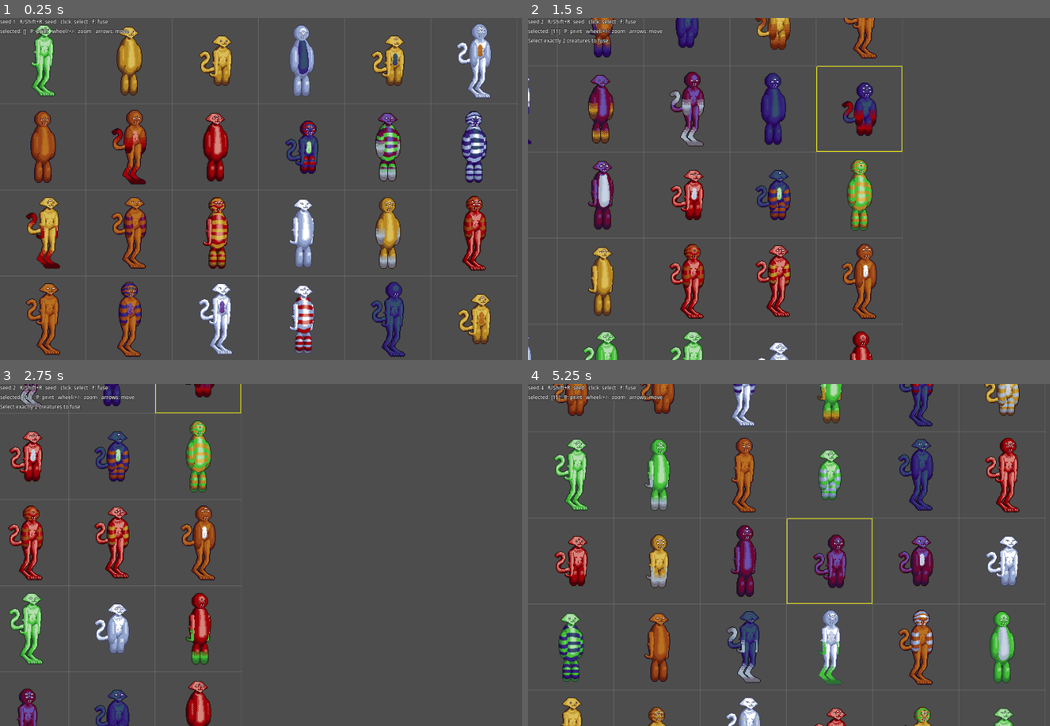
Above: before the commit, frames 1-4 (two rows, left to right).
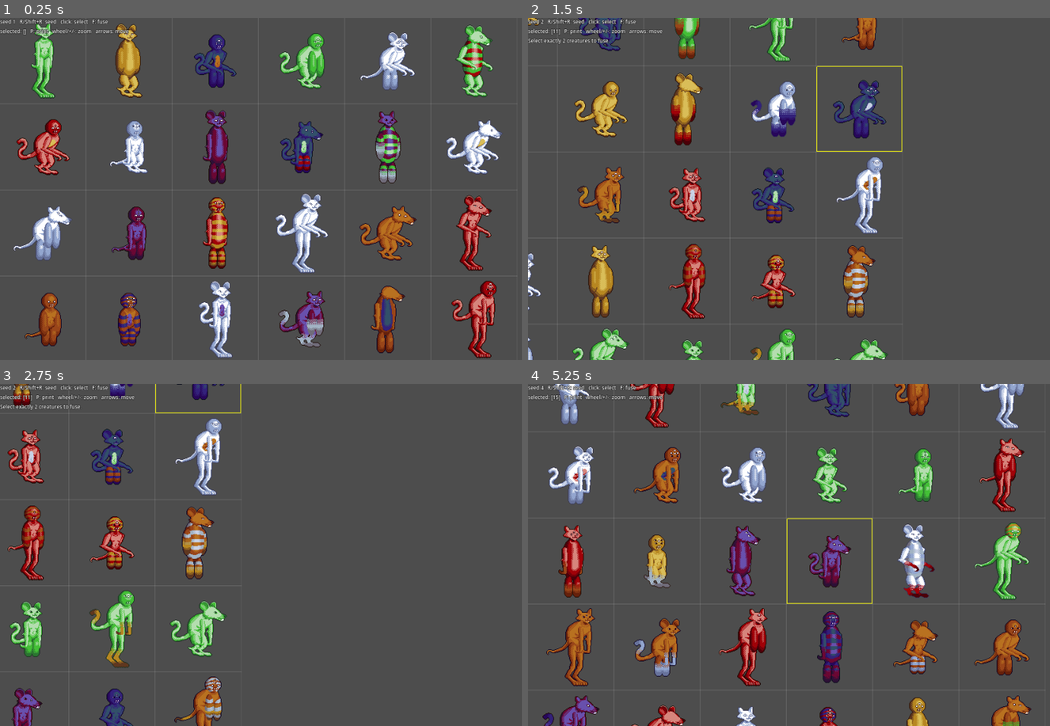
Above: after the commit, the same moments.

Repository: KT0mi/creature_feature_test
Game: Godot game, scene res://debug/creature_lab.tscn
Same seed, same stepped clock (60 frames per second), same inputs: the game is played once before the commit and once after it.
Inputs (mouse positions are in pixels of both pictures, inside the frame that each line leads up to):
- Up to frame 1 (0.25 s): no input
- Up to frame 2 (1.5 s): tap Enter at 0.5 s; move the mouse to (966, 171) at 0.52 s; hold Right 0.53-1.28 s; tap R at 0.6 s; click (966, 171) at 0.67 s; move the mouse to (710, 206) at 1.27 s; hold Down from 1.28 s (still down); tap F at 1.35 s
- Up to frame 3 (2.75 s): move the mouse to (365, 479) at 2.02 s; release Down at 2.03 s; hold Right from 2.03 s (still down); tap P at 2.1 s
- Up to frame 4 (5.25 s): move the mouse to (799, 623) at 2.77 s; release Right at 2.78 s; hold Up 2.78-3.53 s; tap one key every 0.75 s from 2.85 s: R F P R; click (799, 623) at 2.92 s; move the mouse to (1013, 606) at 3.52 s; hold Left 3.53-5.03 s; move the mouse to (648, 503) at 4.27 s; move the mouse to (862, 555) at 5.02 s; hold Down from 5.03 s (still down); click (862, 555) at 5.17 s

The runs differ from the first frame. In frame 1, 19% of the frame differs, in the area x 2-97%, y 1-100%; in frame 2, 14%; in frame 3, 10%; in frame 4, 21%, in the area x 2-97%, y 0-100%.

Commit message:
Finished ratfolk creature plan and respective parts; Added new counterpart feature to creature parts and it's use for sockets

Diff:
--- a/core/creature_generator.gd
+++ b/core/creature_generator.gd
@@ -12,7 +12,6 @@
 const MAX_DEPTH := 8
 ## Soft cap for the finished creature (without outline). Generation and
 ## fusion retry when a result is bigger. Raise it for bosses etc.
-## (Your template biped is ~32x103 px, so 96x96 from the notes was too small.)
 const MAX_SIZE := Vector2i(128, 128)
 ## How many times to retry before giving up and accepting an oversized result.
 const MAX_ATTEMPTS := 20
@@ -246,13 +245,37 @@
 ## Sets copy socket `socket` on `node` to match its source: a copy of the
 ## source subtree if the source is filled (and the copy is legal in this
 ## socket), otherwise empty. Never picks a part of its own.
+## With use_counterpart the copy is made of each part's counterpart instead.
 func _copy_into(node: PartNode, socket: PartSocket) -> void:
 	var source: PartNode = node.children.get(socket.copy_from)
-	if source != null and socket.accepts(source.part):
-		node.children[socket.name] = source.duplicate_tree()
+	var copy: PartNode = null
+	if source != null:
+		copy = _counterpart_tree(source) if socket.use_counterpart else source.duplicate_tree()
+	if copy != null and socket.accepts(copy.part):
+		node.children[socket.name] = copy
 	else:
 		node.children.erase(socket.name)
 
+## Copy of `node`'s subtree where every part that has a counterpart is
+## replaced by it (near ear -> far ear, and e.g. a near earring on it ->
+## far earring). Children keep their socket names; a child is dropped if
+## the counterpart part has no socket with that name or the socket doesn't
+## accept it.
+func _counterpart_tree(node: PartNode) -> PartNode:
+	var def := node.part
+	if def.counterpart != &"":
+		var other: PartDef = registry.get_part(def.counterpart)
+		if other != null:
+			def = other
+	var copy := PartNode.new(def)
+	for socket_name in node.children:
+		var socket := def.get_socket(socket_name)
+		if socket == null:
+			continue
+		var child := _counterpart_tree(node.children[socket_name])
+		if socket.accepts(child.part):
+			copy.children[socket_name] = child
+	return copy
 
 ## Re-syncs every copy socket of `node` with its source (after mutation).
 ## Socket order guarantees a source is final before its copies are made.
--- a/core/part_def.gd
+++ b/core/part_def.gd
@@ -25,6 +25,13 @@
 
 ##Where children parts may be attached to this part.
 @export var sockets: Array[PartSocket] = []
+
+## Id of the OTHER version of this same part, for parts drawn differently
+## on the near and far side (e.g. ear_catfolk_near <-> ear_catfolk_far).
+## A socket with copy_from + use_counterpart places this part instead of an
+## identical copy, so the pair always matches but each side has its own art.
+## Leave empty for parts that are the same on both sides (or just flipped).
+@export var counterpart: StringName = &""
 
 ## Relative probability of being picked during random generation.
 @export var weight: float = 1.0
--- a/core/part_registry.gd
+++ b/core/part_registry.gd
@@ -72,6 +72,10 @@
 	for t in parts_by_type:
 		parts_by_type[t].sort_custom(func(a, b): return String(a.id) < String(b.id))
 
+	# Counterparts can only be checked once every part is loaded.
+	for def in parts.values():
+		_validate_counterpart(def)
+
 	print("PartRegistry: %d parts, %d palettes, patterns: %s."
 		% [parts.size(), palettes.size(), pattern_names])
 
@@ -140,6 +144,10 @@
 			if not socket.requires.is_empty() or not socket.excludes.is_empty():
 				push_warning("%s: socket '%s' is a copy; its requires/excludes are ignored."
 					% [where, socket_name])
+
+		if socket.use_counterpart and socket.copy_from == &"":
+			push_warning("%s: socket '%s' has use_counterpart but no copy_from; it does nothing."
+				% [where, socket_name])
 
 		for other in socket.requires:
 			if not earlier.has(StringName(other)):
@@ -154,6 +162,17 @@
 					% [where, socket_name, other])
 		earlier.append(socket_name)
 
+## Checks that `def.counterpart` names an existing part of the same type.
+## (A typo would otherwise silently fall back to copying the same part.)
+func _validate_counterpart(def: PartDef) -> void:
+	if def.counterpart == &"":
+		return
+	var other: PartDef = parts.get(def.counterpart)
+	if other == null:
+		push_error("Part '%s': counterpart '%s' doesn't exist." % [def.id, def.counterpart])
+	elif other.type != def.type:
+		push_error("Part '%s' (%s): counterpart '%s' is a %s."
+			% [def.id, def.type, other.id, other.type])
 
 ## Fills def.patterns from the PNGs in `dir` (file name = pattern name).
 ## A pattern whose size doesn't match the part's sheet is rejected, because
--- a/core/part_socket.gd
+++ b/core/part_socket.gd
@@ -50,6 +50,12 @@
 ## Combine with flip_h for the mirrored far side.
 @export var copy_from: StringName = &""
 
+## Only used with copy_from. Instead of an identical copy of the source,
+## place the COUNTERPART of each part in the copied subtree (see
+## PartDef.counterpart): the near ear in the source socket gives its far ear
+## here. Parts without a counterpart are copied as they are.
+@export var use_counterpart: bool = false
+
 ## Only rolled if ALL of these sockets (listed earlier on the same part) are
 ## already filled. e.g. eye_2.requires = ["eye_1"]: a second pair of eyes
 ## only appears on creatures that have the first pair.
--- /dev/null
+++ b/creatures/parts/arm/arm_ratfolk/arm_ratfolk.tres
@@ -0,0 +1,13 @@
+[gd_resource type="Resource" script_class="PartDef" format=3 uid="uid://b31khghphjjmx"]
+
+[ext_resource type="Script" uid="uid://7dgkkkdx3j2n" path="res://core/part_def.gd" id="1_1vkcr"]
+[ext_resource type="Texture2D" uid="uid://8vvv1jlg2slm" path="res://creatures/parts/arm/arm_ratfolk/arm_ratfolk.png" id="2_51264"]
+[ext_resource type="Script" uid="uid://bfh2awx2qd881" path="res://core/part_socket.gd" id="2_hs82h"]
+
+[resource]
+script = ExtResource("1_1vkcr")
+id = &"arm_ratfolk"
+type = &"arm"
+sheet = ExtResource("2_51264")
+attach = Vector2i(15, 3)
+metadata/_custom_type_script = "uid://7dgkkkdx3j2n"
--- /dev/null
+++ b/creatures/parts/ear/ear_catfolk_ear_far/ear_catfolk_ear_far.tres
@@ -0,0 +1,15 @@
+[gd_resource type="Resource" script_class="PartDef" format=3 uid="uid://bijm44ttkvwyc"]
+
+[ext_resource type="Script" uid="uid://7dgkkkdx3j2n" path="res://core/part_def.gd" id="1_1o8wu"]
+[ext_resource type="Texture2D" uid="uid://dsuivupt7ldeq" path="res://creatures/parts/ear/ear_catfolk_ear_far/ear_catfolk_ear_far.png" id="2_qtm0m"]
+[ext_resource type="Script" uid="uid://bfh2awx2qd881" path="res://core/part_socket.gd" id="3_xtkwt"]
+
+[resource]
+script = ExtResource("1_1o8wu")
+id = &"ear_catfolk_ear_far"
+type = &"ear"
+tags = PackedStringArray("far")
+sheet = ExtResource("2_qtm0m")
+attach = Vector2i(2, 7)
+counterpart = &"ear_catfolk_ear_near"
+metadata/_custom_type_script = "uid://7dgkkkdx3j2n"
--- /dev/null
+++ b/creatures/parts/ear/ear_catfolk_ear_near/ear_catfolk_ear_near.tres
@@ -0,0 +1,15 @@
+[gd_resource type="Resource" script_class="PartDef" format=3 uid="uid://bgye56y27en1b"]
+
+[ext_resource type="Script" uid="uid://7dgkkkdx3j2n" path="res://core/part_def.gd" id="1_ke81n"]
+[ext_resource type="Script" uid="uid://bfh2awx2qd881" path="res://core/part_socket.gd" id="2_awbj3"]
+[ext_resource type="Texture2D" uid="uid://biuwjw3ai4nl2" path="res://creatures/parts/ear/ear_catfolk_ear_near/ear_catfolk_ear_near.png" id="2_ytn5c"]
+
+[resource]
+script = ExtResource("1_ke81n")
+id = &"ear_catfolk_ear_near"
+type = &"ear"
+tags = PackedStringArray("near")
+sheet = ExtResource("2_ytn5c")
+attach = Vector2i(4, 6)
+counterpart = &"ear_catfolk_ear_far"
+metadata/_custom_type_script = "uid://7dgkkkdx3j2n"
--- /dev/null
+++ b/creatures/parts/ear/ear_ratfolk_ear_far/ear_ratfolk_ear_far.tres
@@ -0,0 +1,15 @@
+[gd_resource type="Resource" script_class="PartDef" format=3 uid="uid://b1jyu18a7jynk"]
+
+[ext_resource type="Script" uid="uid://7dgkkkdx3j2n" path="res://core/part_def.gd" id="1_lik4p"]
+[ext_resource type="Script" uid="uid://bfh2awx2qd881" path="res://core/part_socket.gd" id="2_627vr"]
+[ext_resource type="Texture2D" uid="uid://c6tb1kvj2jd00" path="res://creatures/parts/ear/ear_ratfolk_ear_far/ear_ratfolk_ear_far.png" id="2_pruvn"]
+
+[resource]
+script = ExtResource("1_lik4p")
+id = &"ear_ratfolk_ear_far"
+type = &"ear"
+tags = PackedStringArray("far")
+sheet = ExtResource("2_pruvn")
+attach = Vector2i(3, 9)
+counterpart = &"ear_ratfolk_ear_near"
+metadata/_custom_type_script = "uid://7dgkkkdx3j2n"
--- /dev/null
+++ b/creatures/parts/ear/ear_ratfolk_ear_near/ear_ratfolk_ear_near.tres
@@ -0,0 +1,15 @@
+[gd_resource type="Resource" script_class="PartDef" format=3 uid="uid://bd76735cdufu3"]
+
+[ext_resource type="Script" uid="uid://7dgkkkdx3j2n" path="res://core/part_def.gd" id="1_ebsqp"]
+[ext_resource type="Script" uid="uid://bfh2awx2qd881" path="res://core/part_socket.gd" id="2_864c0"]
+[ext_resource type="Texture2D" uid="uid://cvcsuq125t8vu" path="res://creatures/parts/ear/ear_ratfolk_ear_near/ear_ratfolk_ear_near.png" id="2_dj0ic"]
+
+[resource]
+script = ExtResource("1_ebsqp")
+id = &"ear_ratfolk_ear_near"
+type = &"ear"
+tags = PackedStringArray("near")
+sheet = ExtResource("2_dj0ic")
+attach = Vector2i(9, 10)
+counterpart = &"ear_ratfolk_ear_far"
+metadata/_custom_type_script = "uid://7dgkkkdx3j2n"
--- /dev/null
+++ b/creatures/parts/eye/eye_ratfolk/eye_ratfolk.tres
@@ -0,0 +1,13 @@
+[gd_resource type="Resource" script_class="PartDef" format=3 uid="uid://dh40dpf6ec4de"]
+
+[ext_resource type="Script" uid="uid://7dgkkkdx3j2n" path="res://core/part_def.gd" id="1_t3rfv"]
+[ext_resource type="Texture2D" uid="uid://p6sl6kvw8kmh" path="res://creatures/parts/eye/eye_ratfolk/eye_ratfolk.png" id="2_1j0cx"]
+[ext_resource type="Script" uid="uid://bfh2awx2qd881" path="res://core/part_socket.gd" id="2_p7ki1"]
+
+[resource]
+script = ExtResource("1_t3rfv")
+id = &"eye_ratfolk"
+type = &"eye"
+sheet = ExtResource("2_1j0cx")
+attach = Vector2i(3, 2)
+metadata/_custom_type_script = "uid://7dgkkkdx3j2n"
--- /dev/null
+++ b/creatures/parts/eye/eye_ratfolk_empty/eye_ratfolk_empty.tres
@@ -0,0 +1,13 @@
+[gd_resource type="Resource" script_class="PartDef" format=3 uid="uid://ybbevsx1qowm"]
+
+[ext_resource type="Script" uid="uid://7dgkkkdx3j2n" path="res://core/part_def.gd" id="1_l3ply"]
+[ext_resource type="Script" uid="uid://bfh2awx2qd881" path="res://core/part_socket.gd" id="2_25ivk"]
+[ext_resource type="Texture2D" uid="uid://b7q8etmhpkuqo" path="res://creatures/parts/eye/eye_ratfolk_empty/eye_ratfolk_empty.png" id="2_xhrlo"]
+
+[resource]
+script = ExtResource("1_l3ply")
+id = &"eye_ratfolk_empty"
+type = &"eye"
+sheet = ExtResource("2_xhrlo")
+attach = Vector2i(3, 2)
+metadata/_custom_type_script = "uid://7dgkkkdx3j2n"
--- a/creatures/parts/head/head_catfolk/head_catfolk.tres
+++ b/creatures/parts/head/head_catfolk/head_catfolk.tres
@@ -37,13 +37,18 @@
 accepts_type = PackedStringArray("ear")
 forbidden_tags = PackedStringArray("far")
 positions = Array[Vector2i]([Vector2i(6, 1)])
+chance = 0.95
 metadata/_custom_type_script = "uid://bfh2awx2qd881"
 
 [sub_resource type="Resource" id="Resource_jbx8i"]
 script = ExtResource("2_2lvyj")
 name = &"ear_far"
 accepts_type = PackedStringArray("ear")
-forbidden_tags = PackedStringArray("near")
+positions = Array[Vector2i]([Vector2i(20, 1)])
+chance = 0.95
+z_offset = -1
+copy_from = &"ear_near"
+use_counterpart = true
 metadata/_custom_type_script = "uid://bfh2awx2qd881"
 
 [resource]
--- /dev/null
+++ b/creatures/parts/head/head_ratfolk/head_ratfolk.tres
@@ -0,0 +1,58 @@
+[gd_resource type="Resource" script_class="PartDef" format=3 uid="uid://b7hvkldvti3lo"]
+
+[ext_resource type="Script" uid="uid://7dgkkkdx3j2n" path="res://core/part_def.gd" id="1_q3g6u"]
+[ext_resource type="Texture2D" uid="uid://4sm5bjtsdvm0" path="res://creatures/parts/head/head_ratfolk/head_ratfolk.png" id="2_stfus"]
+[ext_resource type="Script" uid="uid://bfh2awx2qd881" path="res://core/part_socket.gd" id="2_yyv0f"]
+
+[sub_resource type="Resource" id="Resource_5jrb7"]
+script = ExtResource("2_yyv0f")
+name = &"ear_near"
+accepts_type = PackedStringArray("ear")
+forbidden_tags = PackedStringArray("far")
+positions = Array[Vector2i]([Vector2i(6, 2)])
+chance = 0.95
+metadata/_custom_type_script = "uid://bfh2awx2qd881"
+
+[sub_resource type="Resource" id="Resource_6o7h5"]
+script = ExtResource("2_yyv0f")
+name = &"ear_far"
+accepts_type = PackedStringArray("ear")
+forbidden_tags = PackedStringArray("near")
+positions = Array[Vector2i]([Vector2i(16, 2)])
+z_offset = -1
+copy_from = &"ear_near"
+use_counterpart = true
+metadata/_custom_type_script = "uid://bfh2awx2qd881"
+
+[sub_resource type="Resource" id="Resource_ry846"]
+script = ExtResource("2_yyv0f")
+name = &"eye_1"
+accepts_type = PackedStringArray("eye")
+positions = Array[Vector2i]([Vector2i(22, 10)])
+chance = 0.9
+metadata/_custom_type_script = "uid://bfh2awx2qd881"
+
+[sub_resource type="Resource" id="Resource_qwx0i"]
+script = ExtResource("2_yyv0f")
+name = &"eye_2"
+accepts_type = PackedStringArray("eye")
+positions = Array[Vector2i]([Vector2i(13, 8)])
+chance = 0.4
+metadata/_custom_type_script = "uid://bfh2awx2qd881"
+
+[sub_resource type="Resource" id="Resource_72jh5"]
+script = ExtResource("2_yyv0f")
+name = &"eye_3"
+accepts_type = PackedStringArray("eye")
+positions = Array[Vector2i]([Vector2i(18, 5)])
+chance = 0.2
+metadata/_custom_type_script = "uid://bfh2awx2qd881"
+
+[resource]
+script = ExtResource("1_q3g6u")
+id = &"head_ratfolk"
+type = &"head"
+sheet = ExtResource("2_stfus")
+attach = Vector2i(8, 16)
+sockets = Array[ExtResource("2_yyv0f")]([SubResource("Resource_5jrb7"), SubResource("Resource_6o7h5"), SubResource("Resource_ry846"), SubResource("Resource_qwx0i"), SubResource("Resource_72jh5")])
+metadata/_custom_type_script = "uid://7dgkkkdx3j2n"
--- /dev/null
+++ b/creatures/parts/leg/leg_ratfolk/leg_ratfolk.tres
@@ -0,0 +1,13 @@
+[gd_resource type="Resource" script_class="PartDef" format=3 uid="uid://x5xy4e1t3o3g"]
+
+[ext_resource type="Script" uid="uid://7dgkkkdx3j2n" path="res://core/part_def.gd" id="1_ch6gg"]
+[ext_resource type="Script" uid="uid://bfh2awx2qd881" path="res://core/part_socket.gd" id="2_edhy4"]
+[ext_resource type="Texture2D" uid="uid://bw18m620xw68u" path="res://creatures/parts/leg/leg_ratfolk/leg_ratfolk.png" id="2_kjy8f"]
+
+[resource]
+script = ExtResource("1_ch6gg")
+id = &"leg_ratfolk"
+type = &"leg"
+sheet = ExtResource("2_kjy8f")
+attach = Vector2i(10, 3)
+metadata/_custom_type_script = "uid://7dgkkkdx3j2n"
--- /dev/null
+++ b/creatures/parts/tail/tail_ratfolk/tail_ratfolk.tres
@@ -0,0 +1,13 @@
+[gd_resource type="Resource" script_class="PartDef" format=3 uid="uid://cea5wh4qln7ai"]
+
+[ext_resource type="Script" uid="uid://7dgkkkdx3j2n" path="res://core/part_def.gd" id="1_j4b15"]
+[ext_resource type="Texture2D" uid="uid://dv6g42uunocrq" path="res://creatures/parts/tail/tail_ratfolk/tail_ratfolk.png" id="2_eu8h7"]
+[ext_resource type="Script" uid="uid://bfh2awx2qd881" path="res://core/part_socket.gd" id="2_vna1k"]
+
+[resource]
+script = ExtResource("1_j4b15")
+id = &"tail_ratfolk"
+type = &"tail"
+sheet = ExtResource("2_eu8h7")
+attach = Vector2i(35, 2)
+metadata/_custom_type_script = "uid://7dgkkkdx3j2n"
--- /dev/null
+++ b/creatures/parts/torso/torso_ratfolk/torso_ratfolk.tres
@@ -0,0 +1,62 @@
+[gd_resource type="Resource" script_class="PartDef" format=3 uid="uid://dcdadx85f6cl3"]
+
+[ext_resource type="Script" uid="uid://7dgkkkdx3j2n" path="res://core/part_def.gd" id="1_x6rxp"]
+[ext_resource type="Script" uid="uid://bfh2awx2qd881" path="res://core/part_socket.gd" id="2_r0qcj"]
+[ext_resource type="Texture2D" uid="uid://c0cr01n5bvgfl" path="res://creatures/parts/torso/torso_ratfolk/torso_ratfolk.png" id="2_w87c5"]
+
+[sub_resource type="Resource" id="Resource_pj7tf"]
+script = ExtResource("2_r0qcj")
+name = &"head"
+accepts_type = PackedStringArray("head")
+positions = Array[Vector2i]([Vector2i(30, 6)])
+metadata/_custom_type_script = "uid://bfh2awx2qd881"
+
+[sub_resource type="Resource" id="Resource_7ylyn"]
+script = ExtResource("2_r0qcj")
+name = &"arm_near"
+accepts_type = PackedStringArray("arm")
+positions = Array[Vector2i]([Vector2i(24, 12)])
+z_offset = 2
+metadata/_custom_type_script = "uid://bfh2awx2qd881"
+
+[sub_resource type="Resource" id="Resource_st8qu"]
+script = ExtResource("2_r0qcj")
+name = &"arm_far"
+accepts_type = PackedStringArray("arm")
+positions = Array[Vector2i]([Vector2i(36, 12)])
+z_offset = -2
+copy_from = &"arm_near"
+metadata/_custom_type_script = "uid://bfh2awx2qd881"
+
+[sub_resource type="Resource" id="Resource_qdkvm"]
+script = ExtResource("2_r0qcj")
+name = &"leg_near"
+accepts_type = PackedStringArray("leg")
+positions = Array[Vector2i]([Vector2i(11, 37)])
+metadata/_custom_type_script = "uid://bfh2awx2qd881"
+
+[sub_resource type="Resource" id="Resource_1opjn"]
+script = ExtResource("2_r0qcj")
+name = &"leg_far"
+accepts_type = PackedStringArray("leg")
+positions = Array[Vector2i]([Vector2i(22, 37)])
+z_offset = -1
+copy_from = &"leg_near"
+metadata/_custom_type_script = "uid://bfh2awx2qd881"
+
+[sub_resource type="Resource" id="Resource_r0qcj"]
+script = ExtResource("2_r0qcj")
+name = &"tail"
+accepts_type = PackedStringArray("tail")
+positions = Array[Vector2i]([Vector2i(5, 31)])
+z_offset = -3
+metadata/_custom_type_script = "uid://bfh2awx2qd881"
+
+[resource]
+script = ExtResource("1_x6rxp")
+id = &"torso_ratfolk"
+type = &"torso"
+sheet = ExtResource("2_w87c5")
+attach = Vector2i(16, 40)
+sockets = Array[ExtResource("2_r0qcj")]([SubResource("Resource_pj7tf"), SubResource("Resource_7ylyn"), SubResource("Resource_st8qu"), SubResource("Resource_qdkvm"), SubResource("Resource_1opjn"), SubResource("Resource_r0qcj")])
+metadata/_custom_type_script = "uid://7dgkkkdx3j2n"
Binary file changed: art_source/creatures/catfolk.ase
Binary file changed: art_source/creatures/ratfolk.ase
Binary file added: creatures/parts/arm/arm_ratfolk/patterns/point_coloration.png
Not shown, added: creatures/parts/arm/arm_ratfolk/patterns/point_coloration.png.import
Binary file added: creatures/parts/leg/leg_ratfolk/patterns/point_coloration.png
Not shown, added: creatures/parts/leg/leg_ratfolk/patterns/point_coloration.png.import
Binary file added: creatures/parts/tail/tail_ratfolk/patterns/point_coloration.png
Not shown, added: creatures/parts/tail/tail_ratfolk/patterns/point_coloration.png.import
Binary file added: creatures/parts/torso/torso_ratfolk/patterns/belly.png
Not shown, added: creatures/parts/torso/torso_ratfolk/patterns/belly.png.import
Binary file changed: creatures/parts/torso/torso_ratfolk/torso_ratfolk.png
